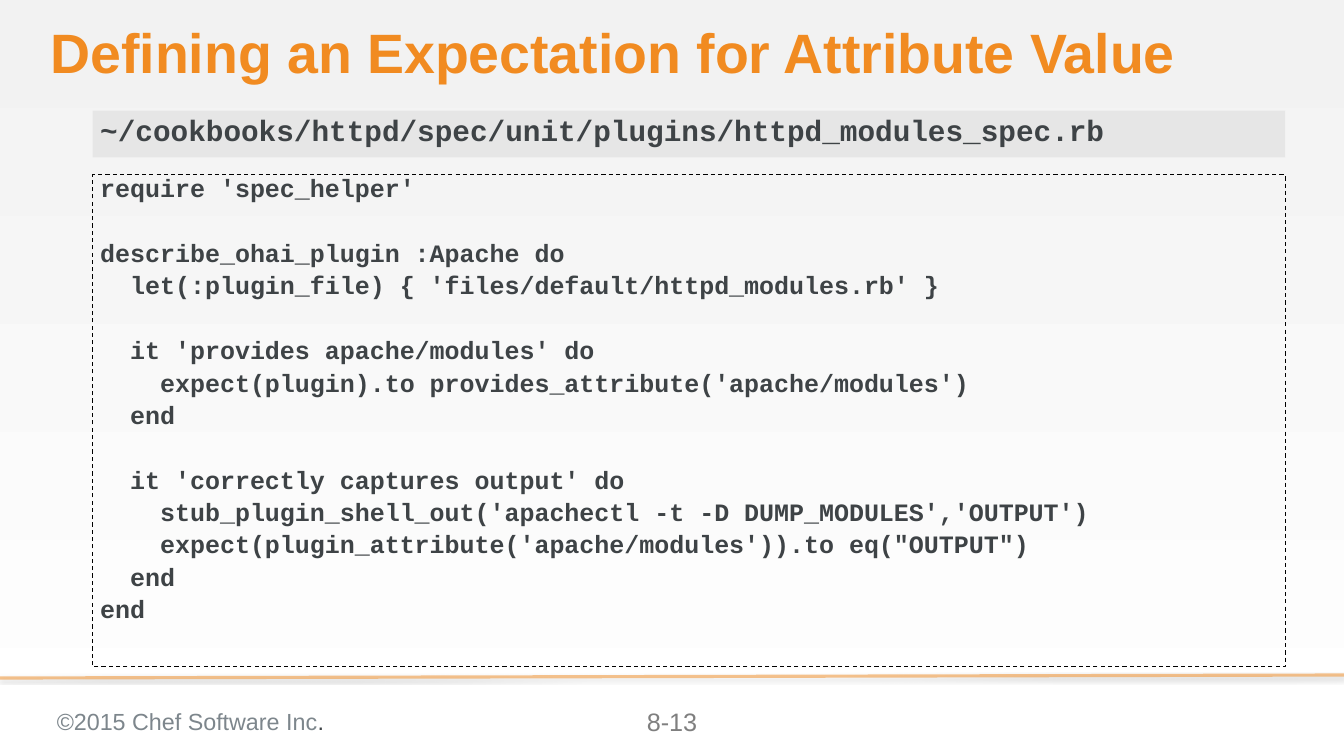
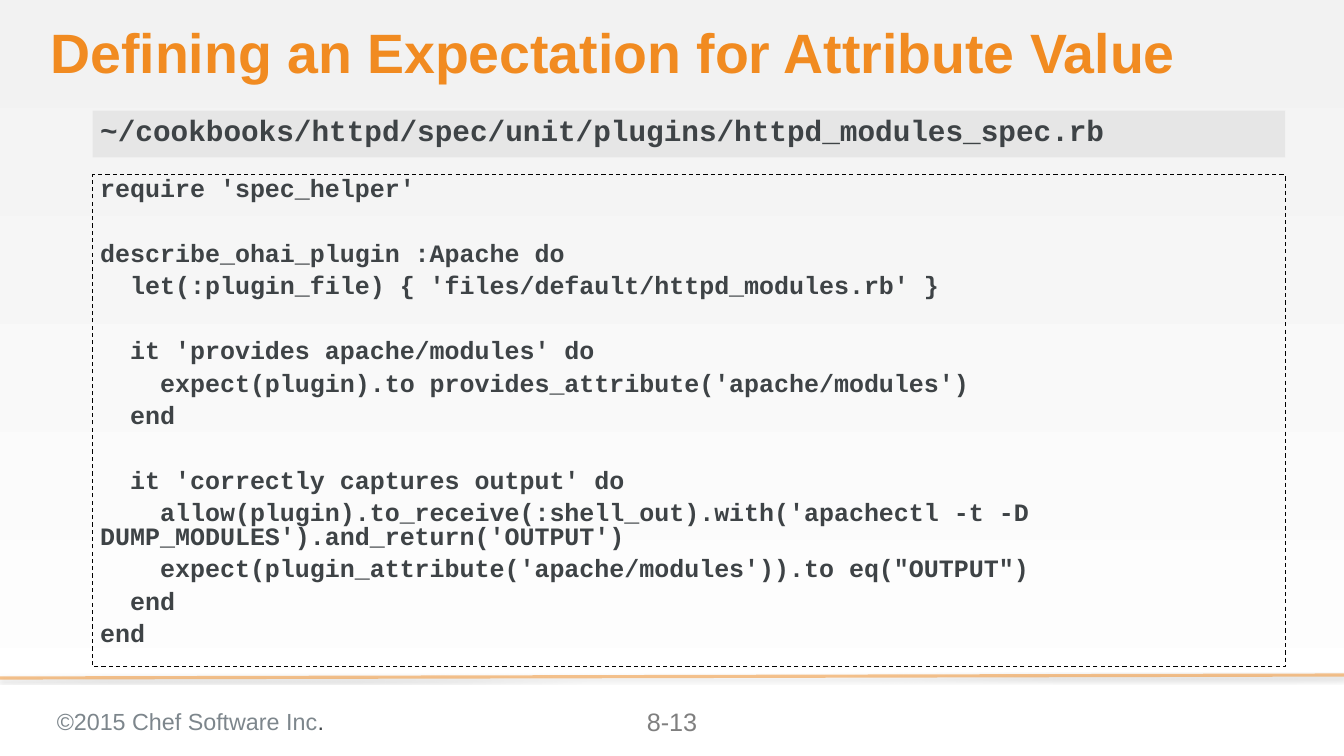
Before and after one commit to chef-training/extending_cookbooks, a slide deck: slide 13 of 08-creating_ohai_plugins.pptx. Drawn at 1344x756 pixels with LibreOffice and Linux fonts; fonts in the diff are those of the drawing; background and template pictures are left out. Boxes give left, top, right and bottom in pixels: in the first picture for what was removed or moved away, otherwise in the second. Text is boxed around its words. In the diff, an @@ line names an element or a change of style, - is before the commit and + after.

Commit message:
Updates the 08 Ohai module

```diff
--- a/08-creating_ohai_plugins.pptx
+++ b/08-creating_ohai_plugins.pptx
@@ text at [100,503,1029,550]: text changed @@
-stub_plugin_shell_out('apachectl -t -D DUMP_MODULES','OUTPUT')
+allow(plugin).to_receive(:shell_out).with('apachectl -t -D DUMP_MODULES').and_return('OUTPUT')
```
Also in this commit, not shown: 8 other slides changed, 5 slides added.
